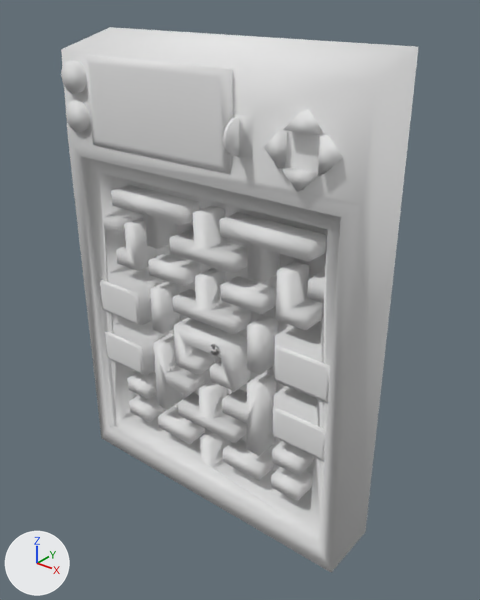
Renders of the FBX model Assets/Data/Models/Table.fbx from each side of a commit.
Rendered twice from a 50 mm camera at (13.7, -30.7, 2.8) aimed at (-9.4, -1.9, -15.1). The axes (+X, +Y, +Z) are drawn at lower left. The lights are the same throughout. Where no turn or scale is listed for an object, it has been applied to the vertices.

The first picture shows '2life', 'ButtonDown', 'ButtonPower', 'ButtonReset', 'ButtonRight', 'ButtonUp', 'Buttonleft', 'Coin', 'Table'.
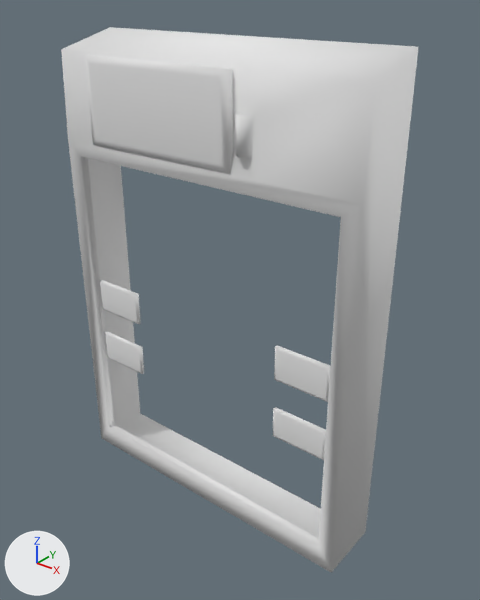
What differs and where, as boxes [x1, y1, x2, y2] in the pictures (480 x 600 px):
'ButtonReset', deleted
    before: [61, 61, 87, 94]
'Buttonleft', deleted
    before: [318, 134, 343, 176]
'ButtonPower', deleted
    before: [66, 101, 89, 132]
'ButtonRight', deleted
    before: [264, 129, 288, 169]
'ButtonDown', deleted
    before: [283, 110, 324, 135]
'Coin', deleted
    before: [223, 117, 239, 156]
'ButtonUp', deleted
    before: [282, 168, 318, 192]
'2life', deleted
    before: [211, 344, 220, 355]
part 1 of me_tablemesh, deleted
    before: [111, 185, 327, 501]
part 2 of me_tablemesh, deleted
    before: [88, 158, 341, 538]

The change in detail:
me_tablemesh is used by ob_table; location (0.0, 0.0, 0.0).
me_tablemesh had 394 vertices, 245 faces and spanned x -21.4..-0.2, y -4.6..-0.1, z -29.9..-0.1.
me_tablemesh now has 90 vertices, 66 faces and spans x -21.4..-0.2, y -4.6..-0.1, z -29.9..-0.1.
me_tablemesh part 1: 20 loose pieces with 240 vertices, spanning x -18.3..-3.3, y -3.8..-2.1, z -26.4..-9.4, are deleted.
Part 2, on me_tablemesh:
64 vertices are removed from x -19.3..-2.3, y -3.8..-2.1, z -27.4..-8.4.
37 faces are deleted.
Object 'ButtonUp' (ob_buttonup) is deleted.
Object 'ButtonDown' (ob_buttondown) is deleted.
Object 'Buttonleft' (ob_buttonleft) is deleted.
Object 'Coin' (ob_coin) is deleted.
Object 'ButtonRight' (ob_buttonright) is deleted.
Object 'ButtonReset' (ob_buttonreset) is deleted.
Object '2life' (ob_2life) is deleted.
Object 'ButtonPower' (ob_buttonpower) is deleted.
